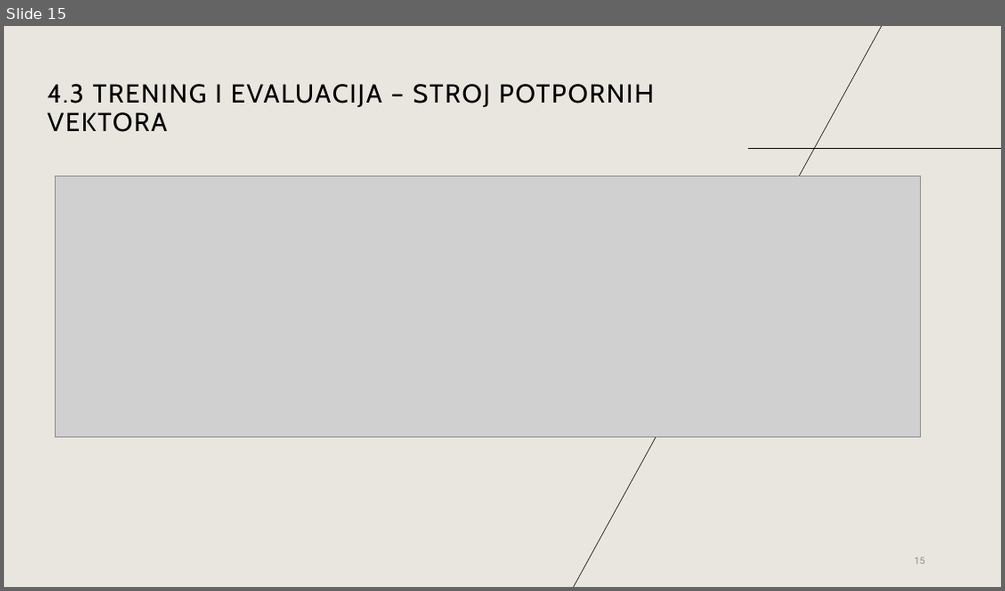
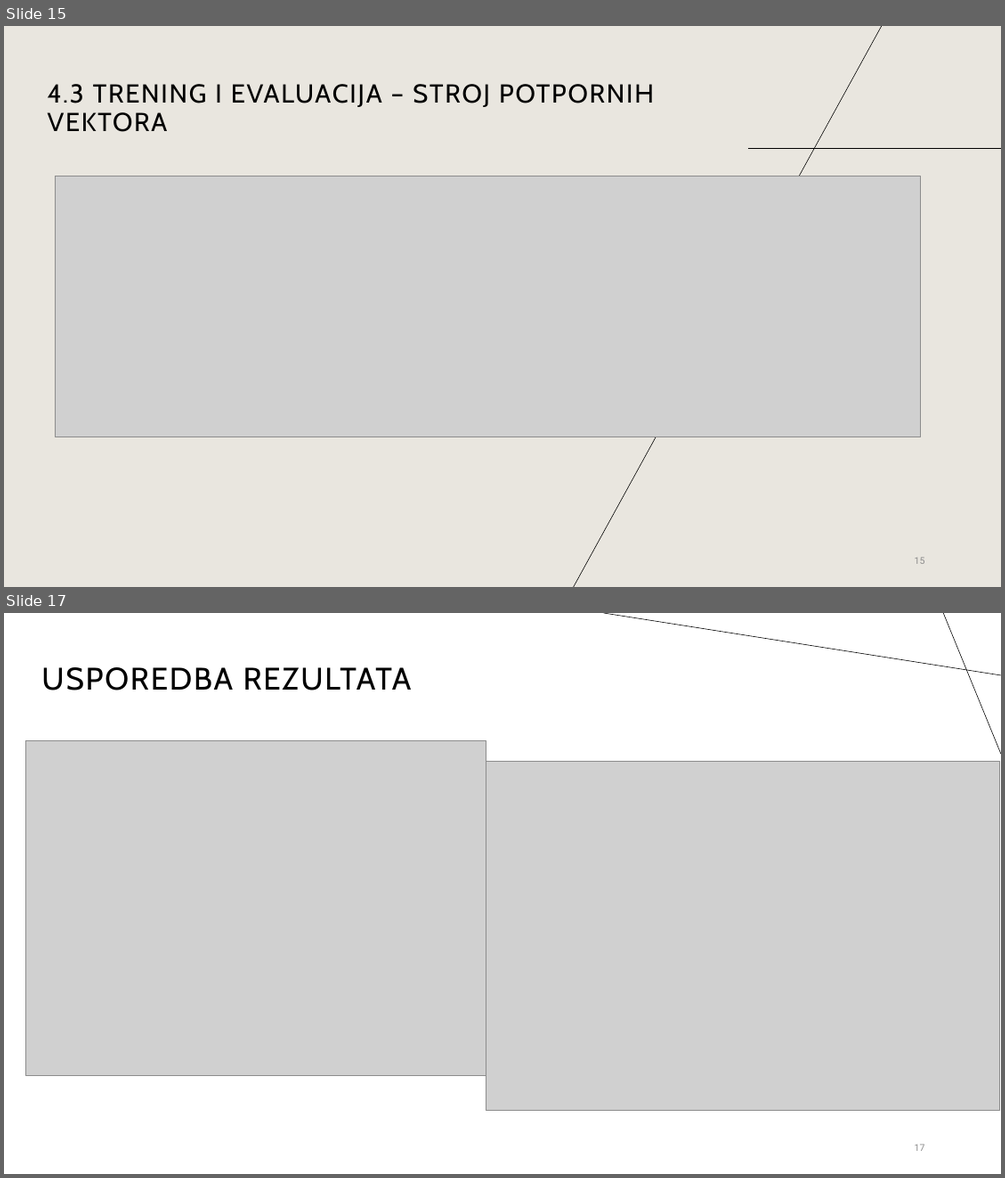
Before and after one commit to bpetra1/ML-Alzheimer-BrainMRI-Classification, a slide deck: prezentacija/ML_Alzheimer.pptx. Shown one above the other, each under a label of ours: slide 15 before the commit, slides 15 and 17 after it; the slides between them are not shown. The pictures are 1005x591 and 1005x1178 pixels, drawn with LibreOffice and Linux fonts; fonts in the diff are those of the drawing; grey boxes stand for pictures. Boxes give left, top, right and bottom in pixels: in the first picture for what was removed or moved away, otherwise in the second. Text is boxed around its words. In the diff, an @@ line names an element or a change of style, - is before the commit and + after.

```diff
--- a/prezentacija/ML_Alzheimer.pptx
+++ b/prezentacija/ML_Alzheimer.pptx
@@ slide 17 added at (4,613,1001,1174), background #FFFFFF @@
@@ line added from (1001, 675) to (604, 613), #000000 0.5 pt @@
@@ line added from (943, 613) to (1001, 755), #000000 0.5 pt @@
@@ text added at (41,667,412,690), 30 pt, text #000000 @@
+USPOREDBA REZULTATA
@@ picture added at (25,741,486,1075) @@
@@ picture added at (486,761,1000,1111) @@
@@ page number added at (914,1143,925,1151), 9 pt, text #8C8C8C @@
+17
```
Also in this commit, not shown: 2 slides changed, 3 other slides added, 2 slides removed.
